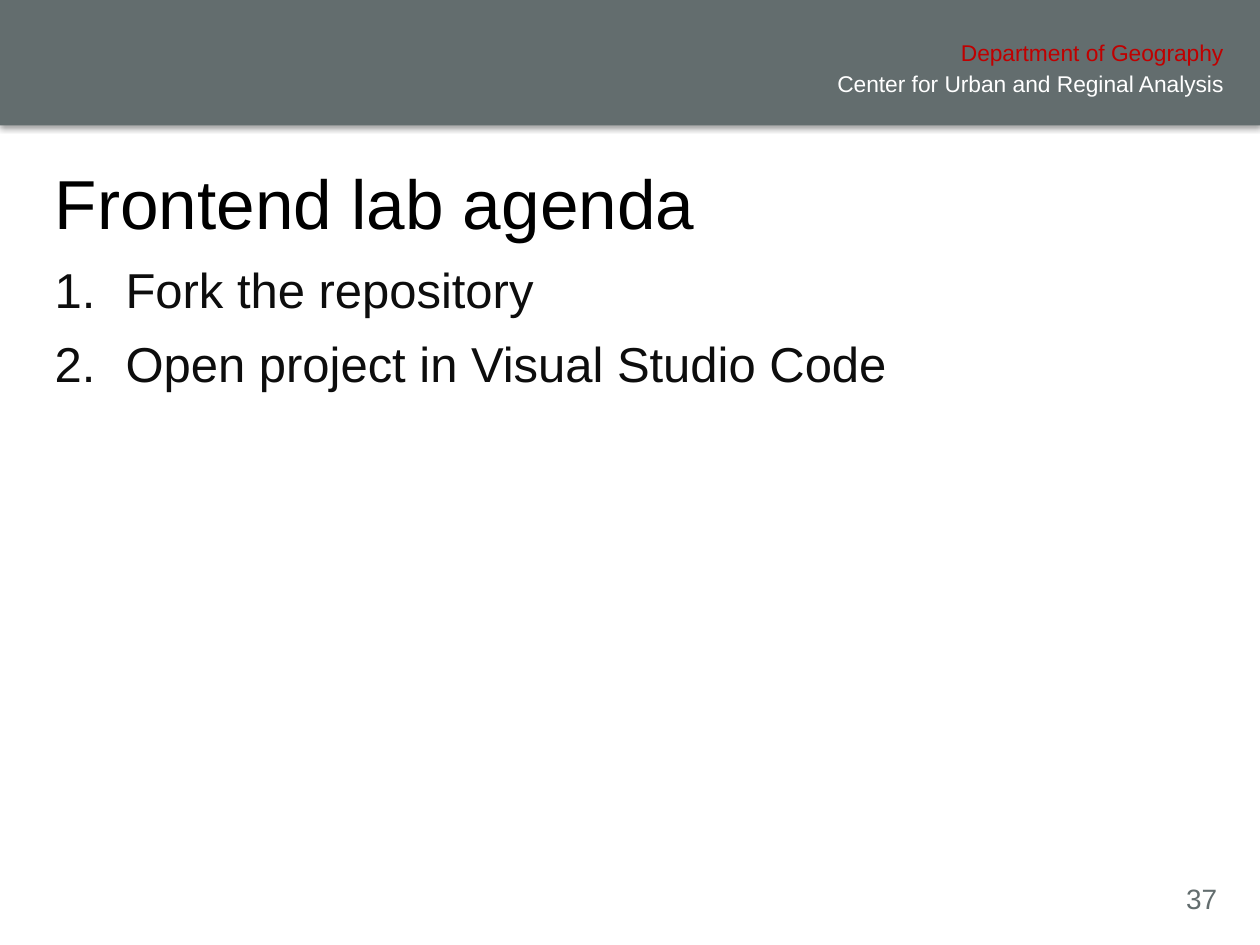
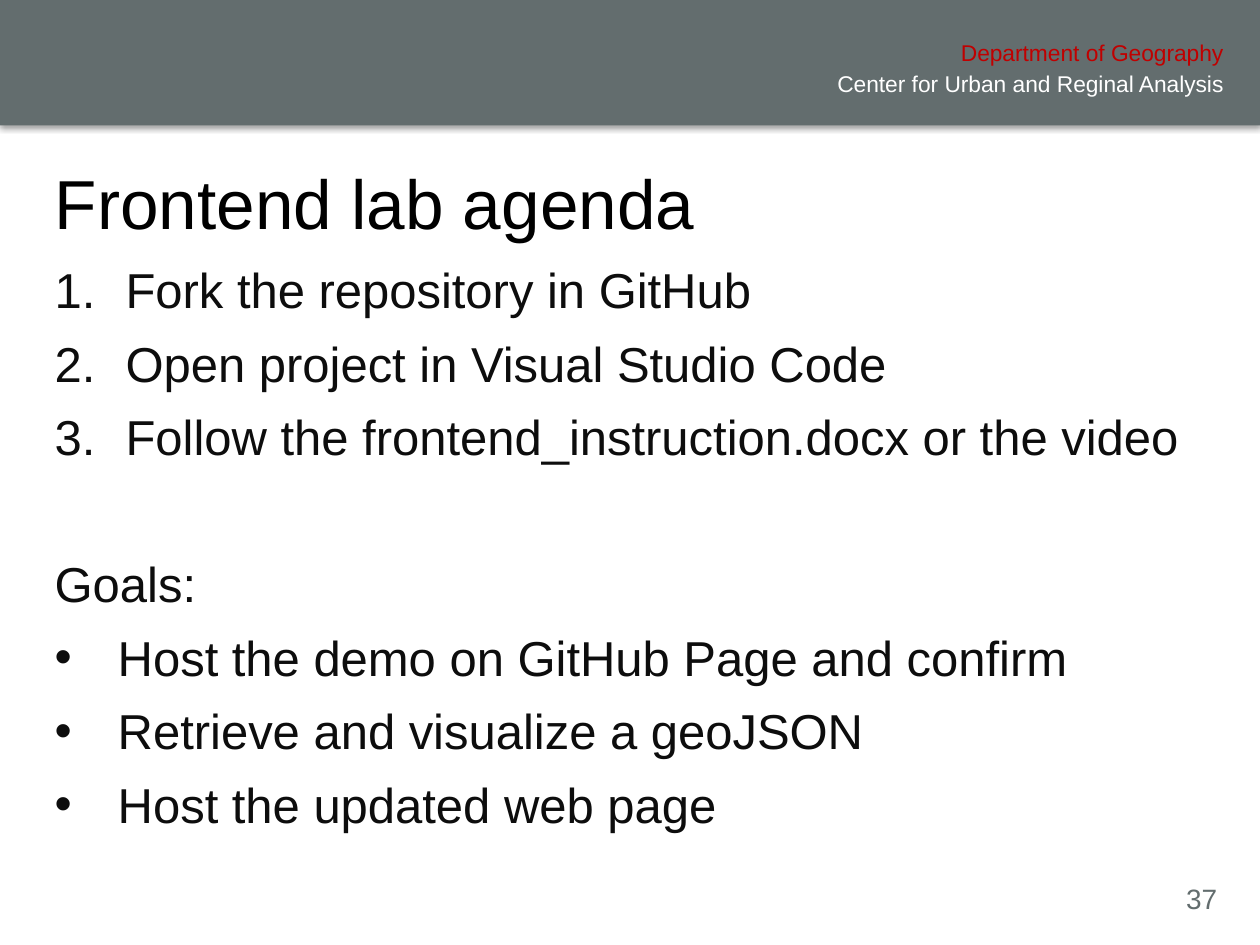
Before and after one commit to xiaohuiliugis/UCGIS-Fullstack-Geovisualization-Workshop, a slide deck: slide 37 of doc/presentation.pptx. Drawn at 1260x945 pixels with LibreOffice and Linux fonts; fonts in the diff are those of the drawing; background and template pictures are left out. Boxes give left, top, right and bottom in pixels: in the first picture for what was removed or moved away, otherwise in the second. Text is boxed around its words. In the diff, an @@ line names an element or a change of style, - is before the commit and + after.

Commit message:
presentation

```diff
--- a/doc/presentation.pptx
+++ b/doc/presentation.pptx
@@ text at box(126, 272, 751, 319): text changed @@
-1. Fork the repository
+1. Fork the repository in GitHub
@@ text at box(55, 419, 1178, 833): paragraphs added @@
+3. Follow the frontend_instruction.docx or the video
+Goals:
+• Host the demo on GitHub Page and confirm
+• Retrieve and visualize a geoJSON
+• Host the updated web page
```
Also in this commit, not shown: 1 other slide changed, 6 slides added, 1 slide removed, 1 other file.
